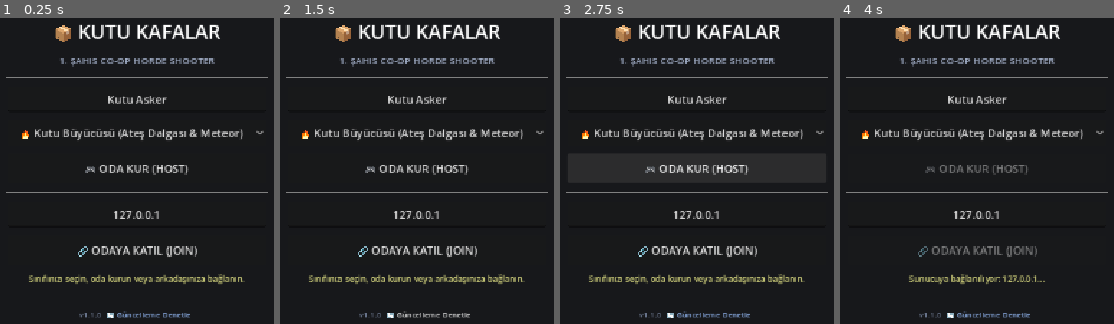
Above: before the commit, frames 1-4 (left to right).
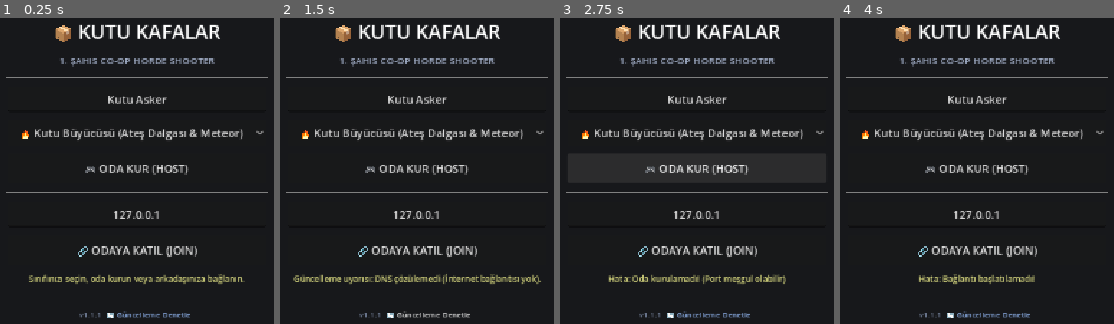
Above: after the commit, the same moments.

Repository: kaanturkogluu/kutukafalar
Game: Godot game, scene res://scenes/ui/lobby.tscn
Two runs of this game, one before a commit and one after it. Both use one fixed random seed, a clock stepped at 60 frames per second and the inputs below.
Inputs (mouse positions are in pixels of both pictures, inside the frame that each line leads up to):
- Up to frame 1 (0.25 s): no input
- Up to frame 2 (1.5 s): click "🔥 Kutu Büyücüsü (Ateş Dalgası…" at 0.5 s; click "🔄 Güncelleme Denetle" at 1.25 s
- Up to frame 3 (2.75 s): click "🎮 ODA KUR (HOST)" at 2 s
- Up to frame 4 (4 s): click "🔗 ODAYA KATIL (JOIN)" at 2.75 s; move the mouse to (outside the picture) at 3.52 s; hold D (move_right) from 3.53 s (still down); tap G (interact) at 3.6 s; click (outside the picture) at 3.67 s

The runs differ from the first frame. In frame 1, less than 0.1% of the frame differs, in the area x 35-37%, y 96-98%; in frame 2, 1.3%; in frame 3, 1.2%; in frame 4, 2.0%, in the area x 25-75%, y 48-98%.
Error before the commit: Parse Error: Expected parameter name. (res://scripts/autoload/NetworkManager.gd:96)

Commit message:
fix(network): fix class_name reserved keyword parse error in NetworkManager.gd and release v1.1.1

Diff:
--- a/scripts/autoload/AutoUpdater.gd
+++ b/scripts/autoload/AutoUpdater.gd
@@ -12,7 +12,7 @@
 
 const REPO_OWNER: String = "kaanturkogluu"
 const REPO_NAME: String = "kutukafalar"
-const CURRENT_VERSION: String = "v1.1.0"
+const CURRENT_VERSION: String = "v1.1.1"
 const RAW_VERSION_URL: String = "https://raw.githubusercontent.com/kaanturkogluu/kutukafalar/main/version.json"
 const GITHUB_API_URL: String = "https://api.github.com/repos/kaanturkogluu/kutukafalar/releases/latest"
 
--- a/scripts/autoload/NetworkManager.gd
+++ b/scripts/autoload/NetworkManager.gd
@@ -93,21 +93,21 @@
 		_request_set_ready.rpc_id(1, ready_state)
 
 ## Oyuncunun Sınıfını Değiştir ve Odaya Duyur
-func set_local_class(class_name: String) -> void:
-	local_player_info["class"] = class_name
+func set_local_class(new_class: String) -> void:
+	local_player_info["class"] = new_class
 	var my_id = multiplayer.get_unique_id()
 	if multiplayer.is_server():
 		if players.has(my_id):
-			players[my_id]["class"] = class_name
+			players[my_id]["class"] = new_class
 			_sync_lobby.rpc(players)
 	else:
-		_request_set_class.rpc_id(1, class_name)
+		_request_set_class.rpc_id(1, new_class)
 
 @rpc("any_peer", "reliable")
-func _request_set_class(class_name: String) -> void:
+func _request_set_class(new_class: String) -> void:
 	var sender_id = multiplayer.get_remote_sender_id()
 	if multiplayer.is_server() and players.has(sender_id):
-		players[sender_id]["class"] = class_name
+		players[sender_id]["class"] = new_class
 		_sync_lobby.rpc(players)
 
 ## Host İçin Oyunu Başlat
--- a/version.json
+++ b/version.json
@@ -1,6 +1,6 @@
 {
-  "version": "v1.1.0",
+  "version": "v1.1.1",
   "download_url": "https://raw.githubusercontent.com/kaanturkogluu/kutukafalar/main/builds/KutuKafalar.pck",
-  "pck_size": 249564,
-  "changelog": "- ESC Duraklatma Menüsü (Devam Et, Yeniden Başlat, Lobiye Dön, Çıkış) eklendi.\n- TAB Skor ve Takım Tablosu (Leş, Kafadan Vuruş, Altın, Can ve Durum) eklendi.\n- Dost ateşi (Friendly Fire) tamamen kapatıldı.\n- Zıplama yüksekliği ve temposu dengelendi (Vortex ve strateji ön plana çıkarıldı).\n- Havaya fırlayan zombilerin uzaktan vurma hatası düzeltildi.\n- Bixi (PKM) Ağır Makineli silahı eklendi.\n- Silah mermi kapasitesi sınırlandırıldı (Sonsuz cephane birikimi önlendi).\n- Zombi ganimet düşme oranı dengelendi ve Mağazaya 'Ganimet Şansı' yükseltmesi eklendi.\n- Buzcu ve Mühendis büyüleri yenilendi ve çok oyunculu ağ senkronizasyonu sağlandı.\n- Temiz oyun sıfırlama (Yeniden Başla) sistemi entegre edildi."
+  "pck_size": 249132,
+  "changelog": "- Lobi sınıf seçimi ve NetworkManager bağlantı hatası düzeltildi.\n- Çok oyunculu odada canlı sınıf değiştirme ve senkronizasyon eklendi.\n- RPC tabanlı kesin ve güvenilir oyuncu/eşya/zombi doğma sistemi entegre edildi.\n- ESC Duraklatma Menüsü ve TAB Skor Tablosu iyileştirildi."
 }
Not shown, changed: builds/KutuKafalar.pck
